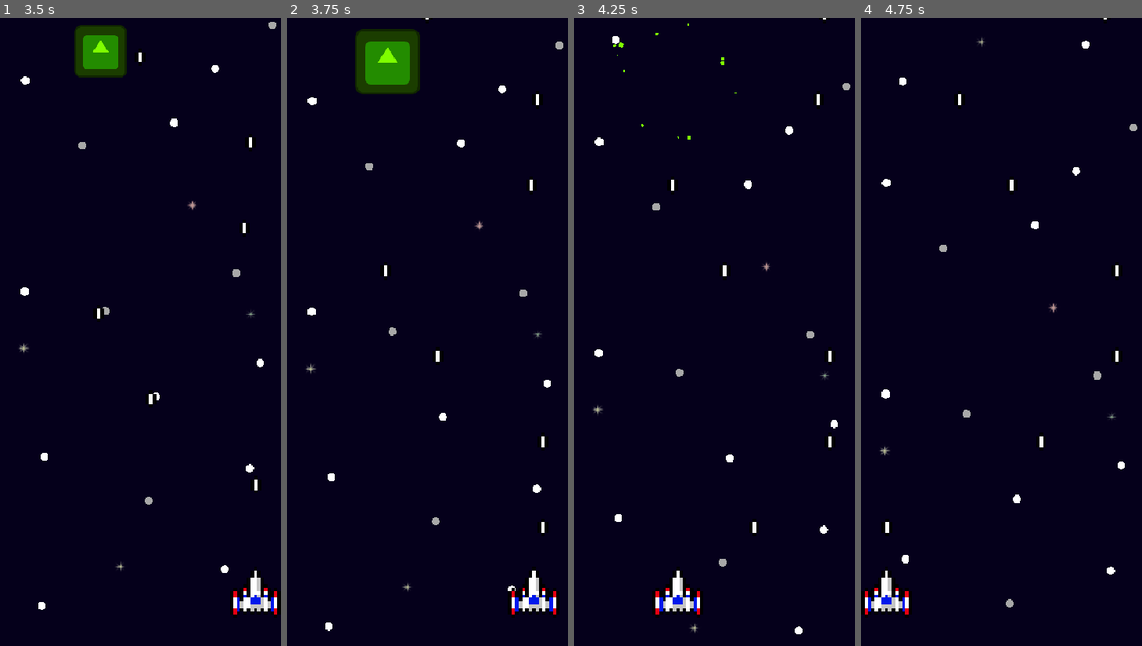
Above: before the commit, frames 1-4 (left to right).
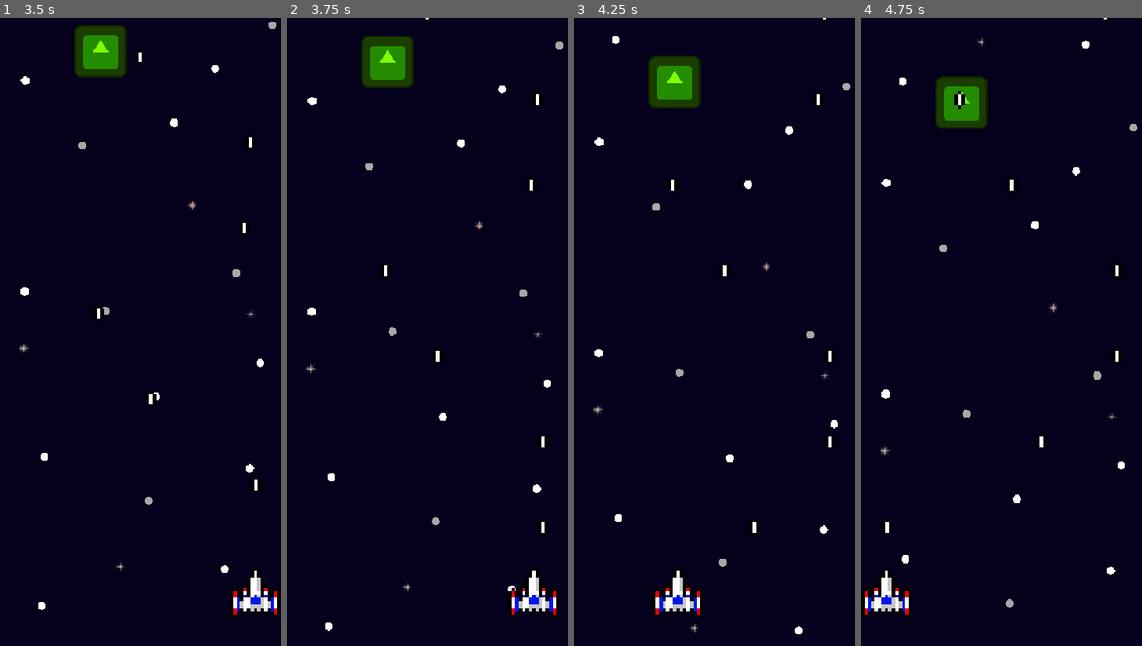
Above: after the commit, the same moments.

Repository: Juawo/space-shooter
Game: Godot game, scene res://scenes/game/gameWorld/game_world.tscn
Same seed, same stepped clock (60 frames per second), same inputs: the game is played once before the commit and once after it. The engine's default icon, where the game draws it, is replaced by a stand-in: a white triangle on a blue panel in a dark square.
Inputs:
- Up to frame 1 (3.5 s): tap Enter at 0.5 s; hold Right (ui_right) 0.53-1.28 s; hold Left (ui_left) 1.28-2.03 s; hold Right (ui_right) from 2.03 s (still down)
- Up to frame 2 (3.75 s): release Right (ui_right) at 3.53 s; hold Left (ui_left) from 3.53 s (still down)
- Up to frame 3 (4.25 s): keep holding Left (ui_left)
- Up to frame 4 (4.75 s): keep holding Left (ui_left)

Frame 1 is identical in both runs. In frame 2, 1.3% of the frame differs, in the area x 24-48%, y 1-13%; in frame 3, 1.6%, in the area x 13-58%, y 0-20%; in frame 4, 1.5%.

Commit message:
Remove unused input handling from enemy and player scripts

Diff:
--- a/scripts/game/enemies/enemie_base.gd
+++ b/scripts/game/enemies/enemie_base.gd
@@ -78,7 +78,3 @@
 # Caso o inimigo saia do range da tela, ele e eliminado, para evitar processamento desnecessario
 func _on_visible_on_screen_notifier_2d_screen_exited() -> void:
 	queue_free()
-
-func _input(event: InputEvent) -> void:
-	if event is InputEventKey:
-		die()
--- a/scripts/game/player/player.gd
+++ b/scripts/game/player/player.gd
@@ -45,7 +45,6 @@
 
 
 func _on_area_2d_area_entered(area: Area2D) -> void:
-	print("entr")
 	if area.is_in_group("Enemies") or area.is_in_group("EnemiesProjectiles"):
 		var damage = area.damage_value if "damage_value" in area else 1
 		takeDamage(damage)
